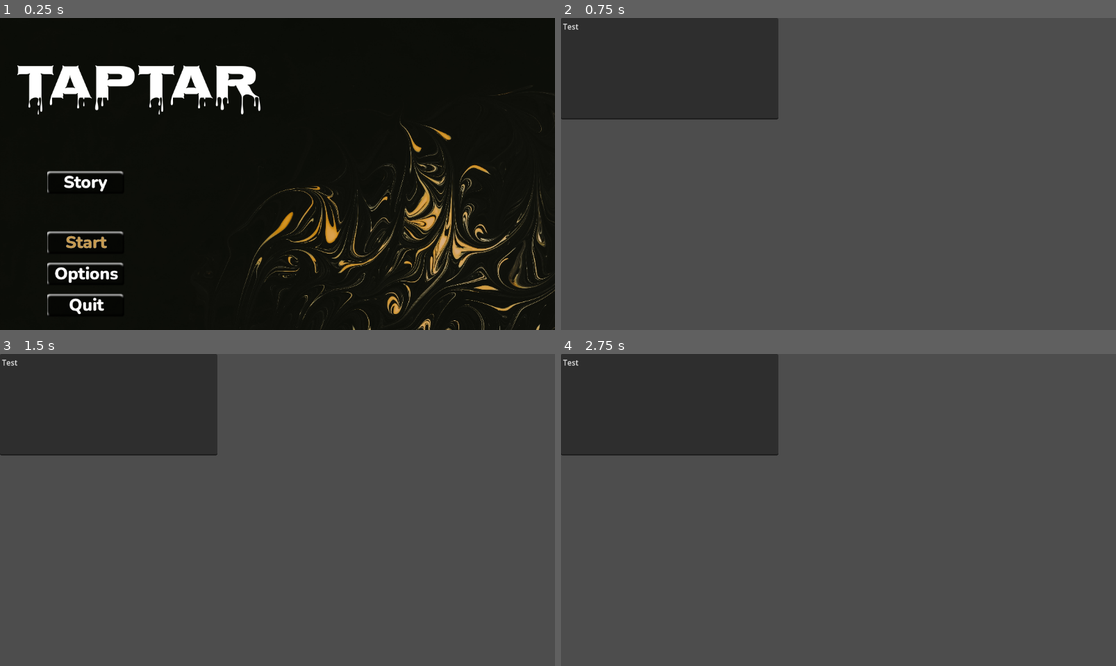
Above: before the commit, frames 1-4 (two rows, left to right).
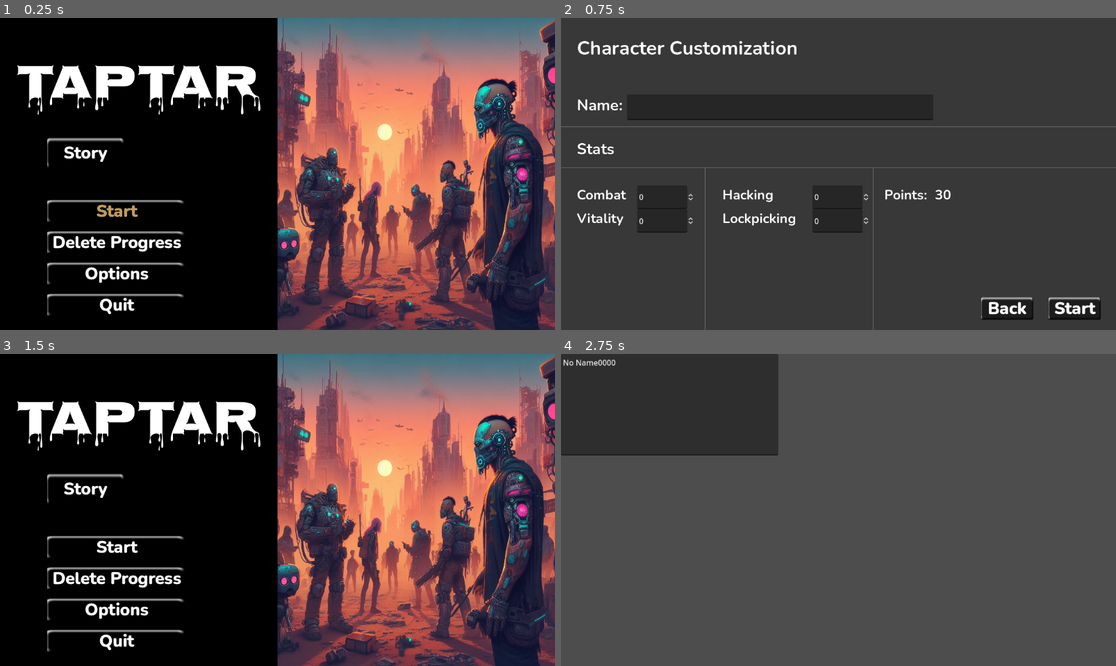
Above: after the commit, the same moments.

Repository: MarkoZlender/TapTar
Game: Godot game, scene res://Levels/Menu.tscn
The game is run twice, just before and just after one commit, with the same random seed, the same clock (stepped at 60 frames per second) and the same inputs.
Inputs (mouse positions are in pixels of both pictures, inside the frame that each line leads up to):
- Up to frame 1 (0.25 s): no input
- Up to frame 2 (0.75 s): click "Start" at 0.5 s
- Up to frame 3 (1.5 s): click (444, 644) at 1.25 s, where only the run after the commit has a clickable "Back"
- Up to frame 4 (2.75 s): click (677, 547) at 2 s, where only the run after the commit has a clickable "Start"

The runs differ from the first frame. In frame 1, 53% of the frame differs, in the area x 8-100%, y 0-100%; in frame 2, 8.5%; in frame 3, 97%, in the area x 0-100%, y 0-100%; in frame 4, 0.1%.
Error before the commit: Invalid access to property or key 'volume' on a base object of type 'Nil'. (res://Scripts/Menu.gd:9)
Error after the commit: Invalid access to property or key 'volume' on a base object of type 'Nil'. (res://Scripts/Menu.gd:19)

Commit message:
main menu, delete progress, save system

Diff:
--- /dev/null
+++ b/Levels/CharacterCustomization.tscn
@@ -0,0 +1,290 @@
+[gd_scene load_steps=3 format=3 uid="uid://nri4wfs1ovn0"]
+
+[ext_resource type="Theme" uid="uid://loej2f8ojc2n" path="res://Resources/Themes/TapTarTheme.tres" id="1_gjac8"]
+[ext_resource type="Script" path="res://Scripts/CharacterCustomization.gd" id="1_x2vtk"]
+
+[node name="Customization" type="Control"]
+layout_mode = 3
+anchors_preset = 15
+anchor_right = 1.0
+anchor_bottom = 1.0
+grow_horizontal = 2
+grow_vertical = 2
+script = ExtResource("1_x2vtk")
+
+[node name="Background" type="ColorRect" parent="."]
+layout_mode = 1
+anchors_preset = 15
+anchor_right = 1.0
+anchor_bottom = 1.0
+grow_horizontal = 2
+grow_vertical = 2
+color = Color(0.219608, 0.219608, 0.219608, 1)
+
+[node name="CustomizationTitle" type="Label" parent="."]
+layout_mode = 1
+anchors_preset = -1
+anchor_left = 0.029
+anchor_top = 0.054
+anchor_right = 0.425
+anchor_bottom = 0.14
+offset_left = -0.408001
+offset_top = 0.00799942
+offset_right = 0.399994
+offset_bottom = 0.279999
+theme = ExtResource("1_gjac8")
+text = "Character Customization"
+
+[node name="NameLabel" type="Label" parent="."]
+layout_mode = 1
+anchors_preset = -1
+anchor_left = 0.0286458
+anchor_top = 0.24537
+anchor_right = 0.118924
+anchor_bottom = 0.317901
+theme = ExtResource("1_gjac8")
+theme_override_font_sizes/font_size = 32
+text = "Name:"
+metadata/_edit_use_anchors_ = true
+
+[node name="StatsLabel" type="Label" parent="."]
+layout_mode = 1
+anchors_preset = -1
+anchor_left = 0.029
+anchor_top = 0.386
+anchor_right = 0.104
+anchor_bottom = 0.458
+offset_left = -0.408001
+offset_top = -0.128006
+offset_right = 0.192001
+offset_bottom = 0.215973
+theme = ExtResource("1_gjac8")
+theme_override_font_sizes/font_size = 32
+text = "Stats"
+
+[node name="CombatLabel" type="Label" parent="."]
+layout_mode = 1
+anchors_preset = -1
+anchor_left = 0.029
+anchor_top = 0.537
+anchor_right = 0.117
+anchor_bottom = 0.605
+offset_left = -0.408001
+offset_top = 0.0239868
+offset_right = -22.784
+offset_bottom = -0.0400085
+theme = ExtResource("1_gjac8")
+theme_override_font_sizes/font_size = 28
+text = "Combat"
+
+[node name="HackingLabel" type="Label" parent="."]
+layout_mode = 1
+anchors_preset = -1
+anchor_left = 0.291
+anchor_top = 0.537
+anchor_right = 0.379
+anchor_bottom = 0.605
+offset_left = -0.231995
+offset_top = 0.0239868
+offset_right = 0.391998
+offset_bottom = -0.0400085
+theme = ExtResource("1_gjac8")
+theme_override_font_sizes/font_size = 28
+text = "Hacking"
+
+[node name="PointsLabel" type="Label" parent="."]
+layout_mode = 1
+anchors_preset = -1
+anchor_left = 0.582
+anchor_top = 0.537
+anchor_right = 0.674
+anchor_bottom = 0.597
+offset_left = 0.536011
+offset_top = 0.0239868
+offset_right = -0.447998
+offset_bottom = 0.144012
+theme = ExtResource("1_gjac8")
+theme_override_font_sizes/font_size = 28
+text = "Points:"
+
+[node name="Points" type="Label" parent="."]
+layout_mode = 1
+anchors_preset = -1
+anchor_left = 0.674
+anchor_top = 0.537
+anchor_right = 0.709
+anchor_bottom = 0.597
+offset_left = -0.447998
+offset_top = 0.0239868
+offset_right = 0.231934
+offset_bottom = 0.144012
+theme = ExtResource("1_gjac8")
+theme_override_font_sizes/font_size = 28
+text = "0"
+
+[node name="LockpickingLabel" type="Label" parent="."]
+layout_mode = 1
+anchors_preset = -1
+anchor_left = 0.291
+anchor_top = 0.613
+anchor_right = 0.423
+anchor_bottom = 0.681
+offset_left = -0.231995
+offset_top = -0.22403
+offset_right = -0.296021
+offset_bottom = -0.288025
+theme = ExtResource("1_gjac8")
+theme_override_font_sizes/font_size = 28
+text = "Lockpicking"
+
+[node name="VitalityLabel" type="Label" parent="."]
+layout_mode = 1
+anchors_preset = -1
+anchor_left = 0.029
+anchor_top = 0.613
+anchor_right = 0.117
+anchor_bottom = 0.681
+offset_left = -0.408001
+offset_top = -0.22403
+offset_right = 0.215988
+offset_bottom = -0.288025
+theme = ExtResource("1_gjac8")
+theme_override_font_sizes/font_size = 28
+text = "Vitality"
+
+[node name="CombatSkillInput" type="SpinBox" parent="."]
+layout_mode = 1
+anchors_preset = -1
+anchor_left = 0.137
+anchor_top = 0.537
+anchor_right = 0.241
+anchor_bottom = 0.613
+offset_left = 0.175995
+offset_top = 0.0239868
+offset_right = 0.367981
+offset_bottom = -0.22403
+
+[node name="HackingSkillInput" type="SpinBox" parent="."]
+layout_mode = 1
+anchors_preset = -1
+anchor_left = 0.453
+anchor_top = 0.537
+anchor_right = 0.557
+anchor_bottom = 0.613
+offset_left = 0.143982
+offset_top = 0.0239868
+offset_right = 0.335938
+offset_bottom = -0.22403
+
+[node name="LockpickingSkillInput" type="SpinBox" parent="."]
+layout_mode = 1
+anchors_preset = -1
+anchor_left = 0.453
+anchor_top = 0.613
+anchor_right = 0.557
+anchor_bottom = 0.688
+offset_left = 0.143982
+offset_top = -0.22403
+offset_right = 0.335938
+offset_bottom = 0.175995
+
+[node name="VitalitySkillInput" type="SpinBox" parent="."]
+layout_mode = 1
+anchors_preset = -1
+anchor_left = 0.137
+anchor_top = 0.613
+anchor_right = 0.241
+anchor_bottom = 0.688
+offset_left = 0.175995
+offset_top = -0.22403
+offset_right = 0.367981
+offset_bottom = 0.175995
+
+[node name="NameInput" type="LineEdit" parent="."]
+layout_mode = 1
+anchors_preset = -1
+anchor_left = 0.119
+anchor_top = 0.245
+anchor_right = 0.671
+anchor_bottom = 0.327
+offset_left = -0.0879974
+offset_top = 0.23999
+offset_right = 0.00799561
+offset_bottom = 0.103989
+tooltip_text = "Charcater name goes here"
+theme_override_font_sizes/font_size = 32
+context_menu_enabled = false
+virtual_keyboard_enabled = false
+shortcut_keys_enabled = false
+middle_mouse_paste_enabled = false
+
+[node name="HSeparator" type="HSeparator" parent="."]
+layout_mode = 1
+anchors_preset = -1
+anchor_top = 0.327
+anchor_right = 1.0
+anchor_bottom = 0.367
+offset_top = 0.103989
+offset_bottom = 0.18399
+
+[node name="HSeparator2" type="HSeparator" parent="."]
+layout_mode = 1
+anchors_preset = -1
+anchor_top = 0.458
+anchor_right = 1.0
+anchor_bottom = 0.498
+offset_top = 0.215973
+offset_bottom = 0.29599
+
+[node name="VSeparator" type="VSeparator" parent="."]
+layout_mode = 1
+anchors_preset = -1
+anchor_left = 0.253472
+anchor_top = 0.479938
+anchor_right = 0.265625
+anchor_bottom = 1.0
+metadata/_edit_use_anchors_ = true
+
+[node name="VSeparator2" type="VSeparator" parent="."]
+layout_mode = 1
+anchors_preset = -1
+anchor_left = 0.557292
+anchor_top = 0.479938
+anchor_right = 0.569444
+anchor_bottom = 1.0
+metadata/_edit_use_anchors_ = true
+
+[node name="StartButton" type="Button" parent="."]
+layout_mode = 1
+anchors_preset = -1
+anchor_left = 0.878
+anchor_top = 0.894
+anchor_right = 0.973
+anchor_bottom = 0.961
+offset_left = 0.543945
+offset_top = -0.312012
+offset_right = 0.104004
+offset_bottom = 0.271973
+theme = ExtResource("1_gjac8")
+text = "Start"
+
+[node name="BackButton" type="Button" parent="."]
+layout_mode = 1
+anchors_preset = -1
+anchor_left = 0.757
+anchor_top = 0.894
+anchor_right = 0.852
+anchor_bottom = 0.969
+offset_left = -0.0640259
+offset_top = -0.312012
+offset_right = -0.504089
+offset_bottom = 0.0879517
+theme = ExtResource("1_gjac8")
+text = "Back"
+
+[connection signal="value_changed" from="CombatSkillInput" to="." method="_on_combat_skill_input_value_changed"]
+[connection signal="value_changed" from="HackingSkillInput" to="." method="_on_hacking_skill_input_value_changed"]
+[connection signal="value_changed" from="LockpickingSkillInput" to="." method="_on_lockpicking_skill_input_value_changed"]
+[connection signal="value_changed" from="VitalitySkillInput" to="." method="_on_vitality_skill_input_value_changed"]
+[connection signal="pressed" from="StartButton" to="." method="_on_start_button_pressed"]
+[connection signal="pressed" from="BackButton" to="." method="_on_back_button_pressed"]
--- a/Levels/Level_1.tscn
+++ b/Levels/Level_1.tscn
@@ -1,6 +1,9 @@
-[gd_scene format=3 uid="uid://frgw32qfksy0"]
+[gd_scene load_steps=2 format=3 uid="uid://frgw32qfksy0"]
+
+[ext_resource type="Script" path="res://Scripts/Level_1.gd" id="1_bbfii"]
 
 [node name="Node2D" type="Node2D"]
+script = ExtResource("1_bbfii")
 
 [node name="TextEdit" type="TextEdit" parent="."]
 offset_right = 451.0
--- a/Levels/Menu.tscn
+++ b/Levels/Menu.tscn
@@ -1,7 +1,6 @@
-[gd_scene load_steps=7 format=3 uid="uid://dpqr4183sdl0q"]
+[gd_scene load_steps=6 format=3 uid="uid://dpqr4183sdl0q"]
 
 [ext_resource type="Script" path="res://Scripts/Menu.gd" id="1_c8yb5"]
-[ext_resource type="Texture2D" uid="uid://cuwfckqgl4qki" path="res://Resources/Images/blackliquid_bg.jpg" id="2_iuq7m"]
 [ext_resource type="Theme" uid="uid://loej2f8ojc2n" path="res://Resources/Themes/TapTarTheme.tres" id="2_kpwpd"]
 [ext_resource type="AudioStream" uid="uid://bgaj154falgjg" path="res://Resources/Sound/menu_background_soundtrack.wav" id="4_agvhf"]
 [ext_resource type="FontFile" uid="uid://7fgv25am7ca" path="res://Resources/Fonts/Nosifer-Regular.ttf" id="4_va0g5"]
@@ -18,6 +17,15 @@
 theme = SubResource("Theme_k1rgb")
 script = ExtResource("1_c8yb5")
 
+[node name="BGcolor" type="ColorRect" parent="."]
+layout_mode = 1
+anchors_preset = 15
+anchor_right = 1.0
+anchor_bottom = 1.0
+grow_horizontal = 2
+grow_vertical = 2
+color = Color(0, 0, 0, 1)
+
 [node name="BackgroundMenuMusic" type="AudioStreamPlayer" parent="."]
 stream = ExtResource("4_agvhf")
 volume_db = -70.0
@@ -27,16 +35,12 @@
 [node name="Background" type="TextureRect" parent="."]
 layout_mode = 1
 anchors_preset = -1
-anchor_right = 1.008
+anchor_left = 0.5
+anchor_right = 1.0
 anchor_bottom = 1.0
-offset_right = 7.78394
-offset_bottom = 131.0
 grow_horizontal = 2
 grow_vertical = 2
-texture = ExtResource("2_iuq7m")
 expand_mode = 1
-flip_h = true
-flip_v = true
 
 [node name="TitleText" type="RichTextLabel" parent="."]
 layout_mode = 1
@@ -58,13 +62,13 @@
 self_modulate = Color(0.501961, 0.501961, 0.501961, 1)
 layout_mode = 2
 anchor_left = 0.085
-anchor_top = 0.71
-anchor_right = 0.224
+anchor_top = 0.582
+anchor_right = 0.335
 anchor_bottom = 0.958
-offset_left = -0.419998
-offset_top = -0.0800171
-offset_right = 0.451996
-offset_bottom = 0.215942
+offset_left = 0.0800018
+offset_top = -0.136017
+offset_right = 0.0799866
+offset_bottom = 0.216003
 grow_vertical = 0
 theme_override_constants/separation = 16
 
@@ -73,6 +77,12 @@
 focus_neighbor_top = NodePath("../QuitButton")
 theme = ExtResource("2_kpwpd")
 text = "Start"
+
+[node name="Delete Progress" type="Button" parent="Buttons"]
+layout_mode = 2
+focus_neighbor_top = NodePath("../QuitButton")
+theme = ExtResource("2_kpwpd")
+text = "Delete Progress"
 
 [node name="OptionsButton" type="Button" parent="Buttons"]
 layout_mode = 2
@@ -89,17 +99,18 @@
 layout_mode = 1
 anchors_preset = -1
 anchor_left = 0.085
-anchor_top = 0.489
+anchor_top = 0.383
 anchor_right = 0.225
-anchor_bottom = 0.565
+anchor_bottom = 0.483
 offset_left = 0.0800018
-offset_top = 0.127991
+offset_top = -0.184006
 offset_right = -0.200012
-offset_bottom = -0.119995
+offset_bottom = 0.0159912
 theme = ExtResource("2_kpwpd")
 text = "Story"
 
 [connection signal="pressed" from="Buttons/StartButton" to="." method="_on_start_button_pressed"]
+[connection signal="pressed" from="Buttons/Delete Progress" to="." method="_on_delete_progress_pressed"]
 [connection signal="pressed" from="Buttons/OptionsButton" to="." method="_on_options_button_pressed"]
 [connection signal="pressed" from="Buttons/QuitButton" to="." method="_on_quit_button_pressed"]
 [connection signal="pressed" from="StoryButton" to="." method="_on_story_button_pressed"]
--- a/Levels/Story.tscn
+++ b/Levels/Story.tscn
@@ -22,49 +22,6 @@
 grow_vertical = 2
 color = Color(0, 0, 0, 1)
 
-[node name="StoryTitle" type="RichTextLabel" parent="."]
-layout_mode = 1
-anchors_preset = -1
-anchor_left = 0.441
-anchor_top = 0.08
-anchor_right = 0.55
-anchor_bottom = 0.168
-offset_left = -0.0320129
-offset_top = 0.159996
-offset_right = 0.399963
-offset_bottom = 0.135994
-theme_override_fonts/normal_font = ExtResource("1_6dw5r")
-theme_override_font_sizes/normal_font_size = 40
-text = "Story"
-
-[node name="StoryDescription" type="RichTextLabel" parent="."]
-layout_mode = 1
-anchors_preset = -1
-anchor_left = 0.301
-anchor_top = 0.225
-anchor_right = 0.808
-anchor_bottom = 0.971
-offset_left = 0.247955
-offset_top = 0.199997
-offset_right = 0.18396
-offset_bottom = -3.20807
-theme_override_fonts/normal_font = ExtResource("1_6dw5r")
-theme_override_font_sizes/normal_font_size = 34
-text = "There are two opposing factions which spawned after the nuclear war and society's Collapse. They are in constant conflict.
-You take the role of a recruit who fights against the dogmatic faction by infiltrating enemy establishments and causing as much damage as possible to the opposing faction."
-
-[node name="BackButton" type="Button" parent="."]
-layout_mode = 1
-anchors_preset = -1
-anchor_left = 0.889
-anchor_right = 0.994
-anchor_bottom = 0.997
-offset_left = -0.128052
-offset_right = 6.91199
-offset_bottom = -0.0560303
-theme = ExtResource("2_jymj5")
-text = "Back"
-
 [node name="FlavorRect1" type="ColorRect" parent="."]
 layout_mode = 1
 anchors_preset = -1
@@ -83,13 +40,13 @@
 anchors_preset = -1
 anchor_left = 0.104
 anchor_right = 0.139
-anchor_bottom = 0.998
+anchor_bottom = 0.997
 offset_left = 0.192001
-offset_right = -0.128021
-offset_bottom = -0.704041
+offset_right = -0.128052
+offset_bottom = -0.0560303
 color = Color(0.780392, 0.607843, 0.313726, 1)
 
-[node name="ColorRect" type="ColorRect" parent="."]
+[node name="FlavorRect3" type="ColorRect" parent="."]
 layout_mode = 1
 anchors_preset = -1
 anchor_top = 0.168
@@ -100,7 +57,7 @@
 offset_bottom = -0.0400085
 color = Color(0.780392, 0.607843, 0.313726, 1)
 
-[node name="ColorRect2" type="ColorRect" parent="."]
+[node name="FlavorRect4" type="ColorRect" parent="."]
 layout_mode = 1
 anchors_preset = -1
 anchor_top = 0.966
@@ -111,4 +68,47 @@
 offset_bottom = -0.143982
 color = Color(0.780392, 0.607843, 0.313726, 1)
 
+[node name="StoryTitle" type="RichTextLabel" parent="."]
+layout_mode = 1
+anchors_preset = -1
+anchor_left = 0.441
+anchor_top = 0.08
+anchor_right = 0.532
+anchor_bottom = 0.168
+offset_left = -0.0320129
+offset_top = 0.16
+offset_right = 0.135986
+offset_bottom = 0.135994
+theme_override_fonts/normal_font = ExtResource("1_6dw5r")
+theme_override_font_sizes/normal_font_size = 40
+text = "Story"
+
+[node name="StoryDescription" type="RichTextLabel" parent="."]
+layout_mode = 1
+anchors_preset = -1
+anchor_left = 0.301
+anchor_top = 0.23
+anchor_right = 0.808
+anchor_bottom = 0.966
+offset_left = 0.247955
+offset_top = -0.0400085
+offset_right = 0.18396
+offset_bottom = 0.0319824
+theme_override_fonts/normal_font = ExtResource("1_6dw5r")
+theme_override_font_sizes/normal_font_size = 34
+text = "There are two opposing factions which spawned after the nuclear war and society's Collapse. They are in constant conflict.
+You take the role of a recruit who fights against the dogmatic faction by infiltrating enemy establishments and causing as much damage as possible to the opposing faction."
+
+[node name="BackButton" type="Button" parent="."]
+layout_mode = 1
+anchors_preset = -1
+anchor_left = 0.889
+anchor_right = 0.994
+anchor_bottom = 0.997
+offset_left = -0.128052
+offset_right = 6.91199
+offset_bottom = -0.0560303
+theme = ExtResource("2_jymj5")
+text = "Back"
+
 [connection signal="pressed" from="BackButton" to="." method="_on_back_button_pressed"]
--- a/Resources/Themes/TapTarTheme.tres
+++ b/Resources/Themes/TapTarTheme.tres
@@ -1,7 +1,8 @@
-[gd_resource type="Theme" load_steps=8 format=3 uid="uid://loej2f8ojc2n"]
+[gd_resource type="Theme" load_steps=9 format=3 uid="uid://loej2f8ojc2n"]
 
 [ext_resource type="FontFile" uid="uid://c7j4bn3ulr1tq" path="res://Resources/Fonts/Nunito-ExtraBold.ttf" id="1_4e55n"]
 [ext_resource type="Texture2D" uid="uid://lc2unj1apcaq" path="res://Resources/Images/buttons.png" id="2_1kp8g"]
+[ext_resource type="FontFile" uid="uid://ccdc50pfy0l0s" path="res://Resources/Fonts/Nunito-Bold.ttf" id="3_2bu68"]
 
 [sub_resource type="StyleBoxEmpty" id="StyleBoxEmpty_6i5se"]
 
@@ -42,3 +43,14 @@
 Button/styles/hover = SubResource("StyleBoxTexture_k4blh")
 Button/styles/normal = SubResource("StyleBoxTexture_1onag")
 Button/styles/pressed = SubResource("StyleBoxEmpty_xud44")
+Label/colors/font_color = Color(1, 1, 1, 1)
+Label/colors/font_outline_color = Color(0, 0, 0, 1)
+Label/colors/font_shadow_color = Color(0, 0, 0, 1)
+Label/constants/line_spacing = 0
+Label/constants/outline_size = 0
+Label/constants/shadow_offset_x = 0
+Label/constants/shadow_offset_y = 0
+Label/constants/shadow_outline_size = 0
+Label/font_sizes/font_size = 40
+Label/fonts/font = ExtResource("3_2bu68")
+Label/styles/normal = null
--- /dev/null
+++ b/Scripts/Character.gd
@@ -0,0 +1,14 @@
+class_name Character extends Resource
+
+# name
+@export var character_name := "No Name"
+
+# skills
+@export var combat := 0
+@export var vitality := 0
+
+@export var hacking := 0
+@export var lockpicking := 0
+
+# last level
+@export var last_level := 1
--- /dev/null
+++ b/Scripts/CharacterCustomization.gd
@@ -0,0 +1,56 @@
+extends Control
+
+@export var points := 30
+
+var _save_game = SaveGame.new()
+var character = Character.new()
+
+var combat_skill_value = 0
+var vitality_skill_value = 0
+var hacking_skill_value = 0
+var lockpicking_skill_value = 0
+
+# Called when the node enters the scene tree for the first time.
+func _ready():
+	$Points.text = str(points)
+
+# Called every frame. 'delta' is the elapsed time since the previous frame.
+func _process(delta):
+	pass
+
+func update_points():
+	$Points.text = str(points - combat_skill_value - vitality_skill_value - hacking_skill_value - lockpicking_skill_value)
+
+func _on_back_button_pressed():
+	self.queue_free()
+
+func set_character_stats():
+	character.character_name = $NameInput.text
+	character.combat = combat_skill_value
+	character.vitality = vitality_skill_value
+	character.hacking = hacking_skill_value
+	character.lockpicking = lockpicking_skill_value
+	_save_game.character = character
+	_save_game.write_game()
+
+
+func _on_start_button_pressed():
+	set_character_stats()
+	get_tree().change_scene_to_file("res://Levels/Level_1.tscn")
+
+
+func _on_combat_skill_input_value_changed(value):
+	combat_skill_value = value
+	update_points()
+
+func _on_vitality_skill_input_value_changed(value):
+	vitality_skill_value = value
+	update_points()
+
+func _on_hacking_skill_input_value_changed(value):
+	hacking_skill_value = value
+	update_points()
+
+func _on_lockpicking_skill_input_value_changed(value):
+	lockpicking_skill_value = value
+	update_points()
--- /dev/null
+++ b/Scripts/Level_1.gd
@@ -0,0 +1,13 @@
+extends Node2D
+
+var _save_game = SaveGame.load_game() as SaveGame
+var character = Character.new()
+# Called when the node enters the scene tree for the first time.
+func _ready():
+	character = _save_game.character
+	$TextEdit.text = str(character.character_name) + str(character.combat) + str(character.vitality) + str(character.hacking) + str(character.lockpicking)
+
+
+# Called every frame. 'delta' is the elapsed time since the previous frame.
+func _process(delta):
+	pass
--- a/Scripts/Menu.gd
+++ b/Scripts/Menu.gd
@@ -1,10 +1,20 @@
 extends Control
 
 var _save = SaveOptions
+var _save_game = SaveGame
+
 var volume = VolumeOptions.new()
+var character = Character.new()
+
 # Called when the node enters the scene tree for the first time.
 func _ready():
+	# array with background images
+	var backgrounds = ["res://Resources/Images/bg1.jpg", "res://Resources/Images/bg2.jpg", "res://Resources/Images/bg3.jpg", "res://Resources/Images/bg4.jpg", "res://Resources/Images/bg5.jpg"]
+	# loading a random image from array
+	randomize() # better randomization
+	$Background.texture = load(backgrounds[randi()%4+0])
 	$Buttons/StartButton.grab_focus()
+	# load saved options
 	_save = SaveOptions.load_options() as SaveOptions
 	volume = _save.volume
 	AudioServer.set_bus_volume_db(AudioServer.get_bus_index("Music"), volume.music_volume)
@@ -14,9 +24,27 @@
 func _process(delta):
 	pass
 
+# function for loading and saving game
+func _create_or_load_save_game() -> bool:
+	if SaveGame.save_exists():
+		_save_game = SaveGame.load_game() as SaveGame
+		return true
+	else:
+		_save_game = SaveGame.new()
+
+		_save_game.character = Character.new()
+		_save_game.write_game()
+
+	character = _save_game.character
+	return false
+
 func _on_start_button_pressed():
-	get_tree().change_scene_to_file("res://Levels/Level_1.tscn")
-
+	if _create_or_load_save_game():
+		get_tree().change_scene_to_file("res://Levels/Level_{level_number}.tscn".format({"level_number": str(character.last_level)}))
+	else:
+		var customization = preload("res://Levels/CharacterCustomization.tscn")
+		var customization_instance = customization.instantiate()
+		add_child(customization_instance)
 
 func _on_options_button_pressed():
 	var options = preload("res://Levels/Options.tscn")
@@ -32,3 +60,11 @@
 	var story = preload("res://Levels/Story.tscn")
 	var story_instance = story.instantiate()
 	add_child(story_instance)
+
+
+func _on_delete_progress_pressed():
+	if FileAccess.file_exists("user://gamesave.tres"):
+		DirAccess.remove_absolute("user://gamesave.tres")
+		OS.alert("Save deleted", "Notification")
+	else:
+		OS.alert("Save file not found.", "Notification")
--- /dev/null
+++ b/Scripts/SaveGame.gd
@@ -0,0 +1,15 @@
+class_name SaveGame extends Resource
+
+const SAVE_GAME_PATH := "user://gamesave.tres"
+
+@export var character : Resource
+
+func write_game() -> void:
+	ResourceSaver.save(self, SAVE_GAME_PATH, 0)
+
+static func save_exists() -> bool:
+	return ResourceLoader.exists(SAVE_GAME_PATH)
+
+static func load_game():
+	if not ResourceLoader.has_cached(SAVE_GAME_PATH):
+		return ResourceLoader.load(SAVE_GAME_PATH, "", 0)
Binary file added: Resources/Images/bg1.jpg
Not shown, changed: Resources/Images/bg1.jpg.import
Binary file added: Resources/Images/bg2.jpg
Not shown, added: Resources/Images/bg2.jpg.import
Binary file added: Resources/Images/bg3.jpg
Not shown, added: Resources/Images/bg3.jpg.import
Binary file added: Resources/Images/bg4.jpg
Not shown, added: Resources/Images/bg4.jpg.import
Binary file added: Resources/Images/bg5.jpg
Not shown, added: Resources/Images/bg5.jpg.import
Binary file removed: Resources/Images/blackliquid_bg.jpg
